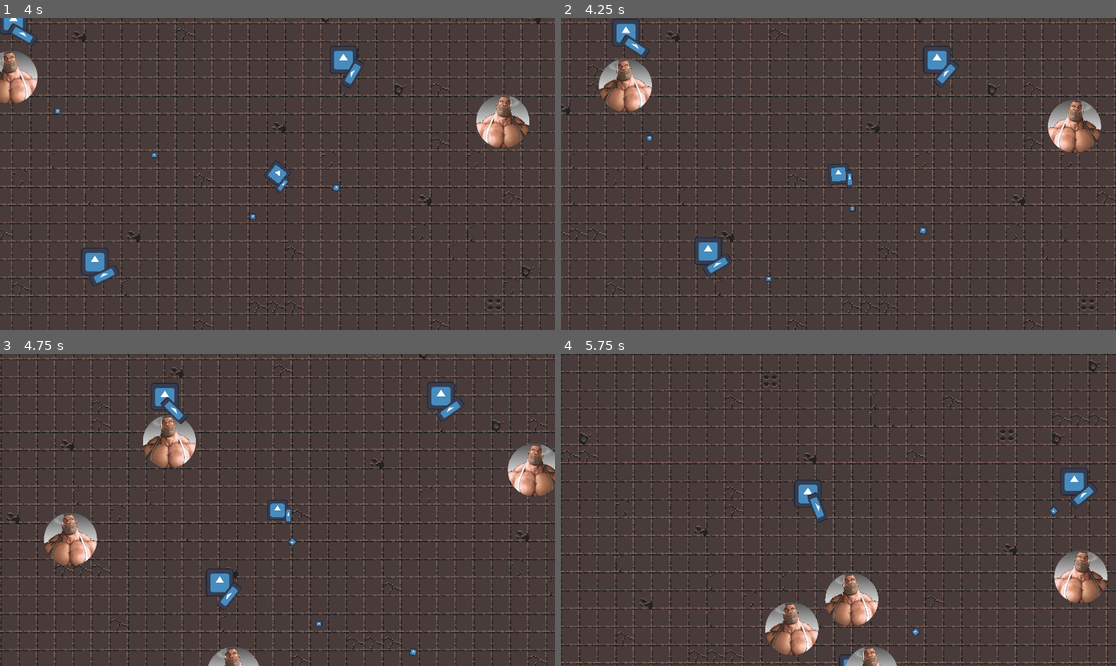
Above: before the commit, frames 1-4 (two rows, left to right).
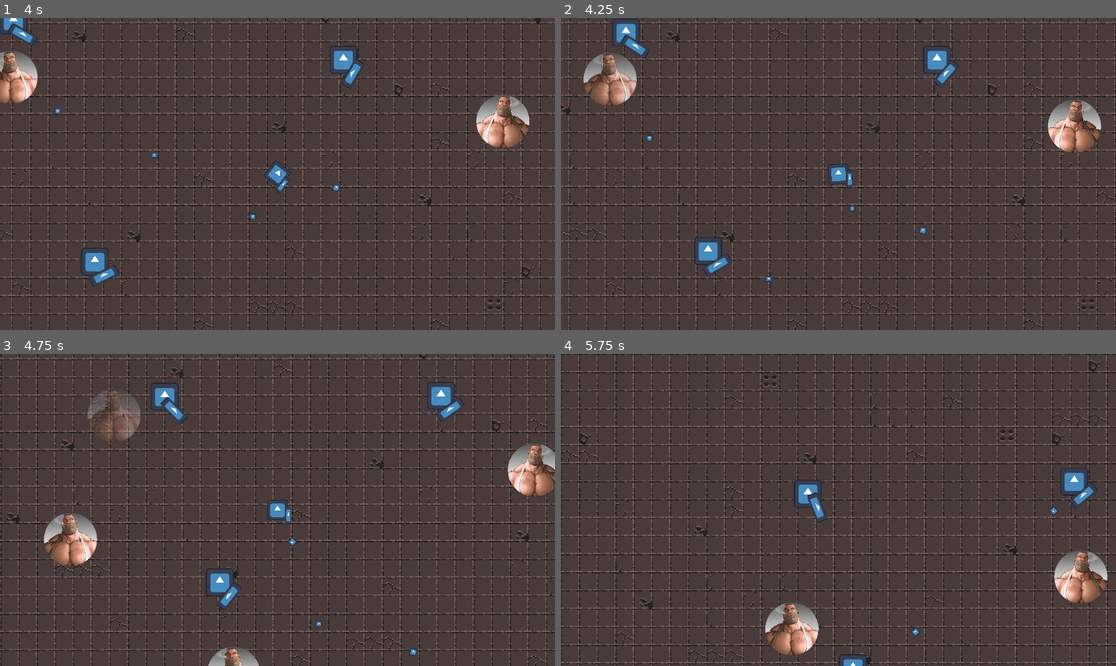
Above: after the commit, the same moments.

Repository: Kovalevskyi-Roman/MGE-Hunting
Game: Godot game, scene res://Scene/Level/level.tscn
Two runs of this game, one before a commit and one after it. Both use one fixed random seed, a clock stepped at 60 frames per second and the inputs below. The engine's default icon, where the game draws it, is replaced by a stand-in: a white triangle on a blue panel in a dark square. Sound files missing from this copy of the repository are replaced by a short silence.
Inputs (mouse positions are in pixels of both pictures, inside the frame that each line leads up to):
- Up to frame 1 (4 s): tap Enter at 0.5 s; move the mouse to (399, 158) at 0.52 s; hold D (right) 0.53-1.28 s; tap Q (TestSpawnWave) at 0.6, 2.85 s; move the mouse to (166, 189) at 1.27 s; hold S (down) 1.28-2.03 s; click (166, 189) at 1.35 s; move the mouse to (333, 105) at 2.02 s; hold D (right) 2.03-2.78 s; hold Right mouse button (rotate_right) 2.03-2.78 s; move the mouse to (249, 236) at 2.77 s; hold W (up) 2.78-3.53 s; move the mouse to (444, 220) at 3.52 s; press the mouse at (444, 220) at 3.53 s; hold A (left) from 3.53 s (still down)
- Up to frame 2 (4.25 s): keep holding A (left)
- Up to frame 3 (4.75 s): keep holding A (left); move the mouse to (111, 463) at 4.27 s; release the mouse at (111, 463) at 4.28 s; right-click (111, 463) at 4.35 s
- Up to frame 4 (5.75 s): move the mouse to (866, 510) at 5.02 s; release A (left) at 5.03 s; hold S (down) from 5.03 s (still down); tap Q (TestSpawnWave) at 5.1 s

Frame 1 is identical in both runs. In frame 2, 1.5% of the frame differs, in the area x 4-17%, y 11-31%; in frame 3, 2.0%, in the area x 15-36%, y 11-37%; in frame 4, 1.6%.

Commit message:
Enemie bullet fix

Diff:
--- a/CensuredVersion/censured_bullet.tscn
+++ b/CensuredVersion/censured_bullet.tscn
@@ -11,7 +11,7 @@
 
 [node name="CensuredBullet" type="CharacterBody2D"]
 collision_layer = 32
-collision_mask = 2
+collision_mask = 7
 script = ExtResource("1_ummht")
 
 [node name="Sprite2D" type="Sprite2D" parent="."]
@@ -24,13 +24,10 @@
 
 [node name="Area2D" type="Area2D" parent="."]
 collision_layer = 32
-collision_mask = 2
+collision_mask = 7
 
 [node name="CollisionShape2D" type="CollisionShape2D" parent="Area2D"]
 position = Vector2(0, 2.5)
 shape = SubResource("RectangleShape2D_twon5")
 
-[node name="VisibleOnScreenNotifier2D" type="VisibleOnScreenNotifier2D" parent="."]
-
 [connection signal="body_entered" from="Area2D" to="." method="_on_area_2d_body_entered"]
-[connection signal="screen_exited" from="VisibleOnScreenNotifier2D" to="." method="_on_visible_on_screen_notifier_2d_screen_exited"]
--- a/Scene/Bullets/enemie_bullet.gd
+++ b/Scene/Bullets/enemie_bullet.gd
@@ -12,6 +12,6 @@
 	rotation = direction.angle() - PI / 2
 
 func _on_area_2d_body_entered(body: Node2D) -> void:
+	queue_free()
 	if body.name == "Player":
 		body.hp = 0
-	queue_free()
--- a/Scene/Bullets/enemie_bullet.tscn
+++ b/Scene/Bullets/enemie_bullet.tscn
@@ -11,7 +11,7 @@
 
 [node name="Enemie Bullet" type="CharacterBody2D"]
 collision_layer = 32
-collision_mask = 3
+collision_mask = 7
 script = ExtResource("1_ws1qu")
 
 [node name="Sprite2D" type="Sprite2D" parent="."]
@@ -24,7 +24,7 @@
 
 [node name="Area2D" type="Area2D" parent="."]
 collision_layer = 32
-collision_mask = 3
+collision_mask = 7
 
 [node name="CollisionShape2D" type="CollisionShape2D" parent="Area2D"]
 position = Vector2(0, 6.5)
--- a/Scene/Enemies/MGE Soldat.tscn
+++ b/Scene/Enemies/MGE Soldat.tscn
@@ -80,6 +80,7 @@
 scale = Vector2(1.7, 1.7)
 collision_mask = 13
 script = ExtResource("2_udn5o")
+hp = 1
 
 [node name="AnimationPlayer" parent="." index="0"]
 libraries = {
--- a/Scene/Enemies/mge_sniper.tscn
+++ b/Scene/Enemies/mge_sniper.tscn
@@ -14,13 +14,13 @@
 
 [node name="MGE Sniper" instance=ExtResource("1_oobp5")]
 script = ExtResource("2_3ucbq")
-hp = 1
+hp = 70
 
 [node name="Sprite2D" parent="." index="2"]
 scale = Vector2(0.12911394, 0.12911396)
 texture = ExtResource("2_5xc1e")
 
-[node name="Area2D" parent="." index="3" groups=["Enemies"]]
+[node name="Area2D" parent="." index="3"]
 collision_mask = 30
 
 [node name="CollisionShape2D" parent="Area2D" index="0"]
